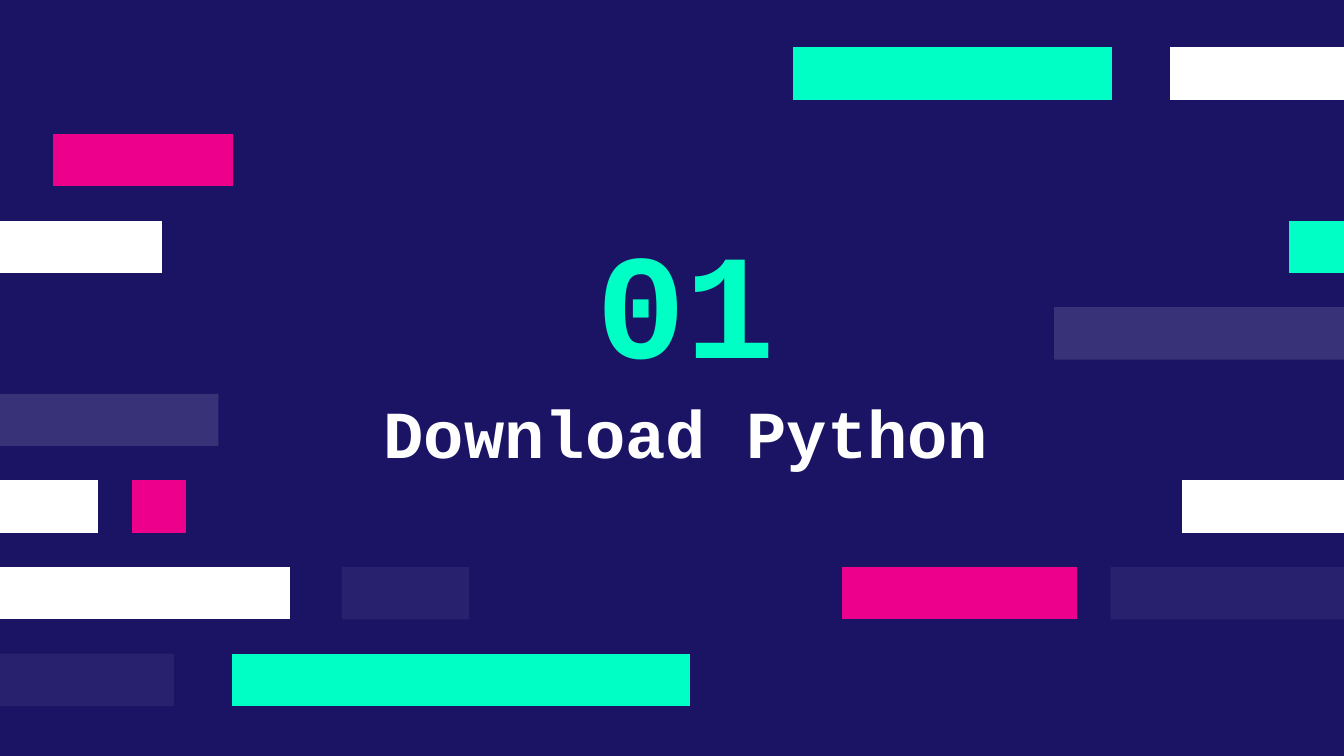
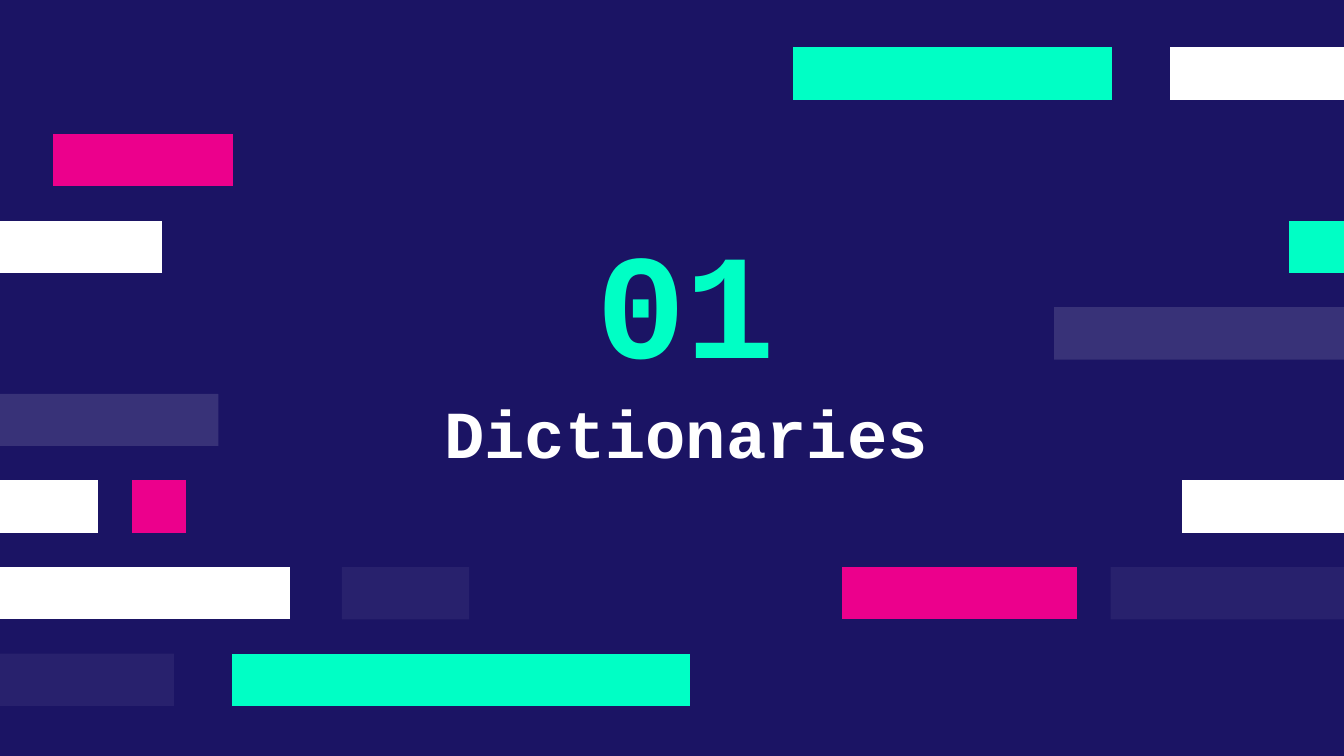
Before and after one commit to deepblue597/python_tutorial, a slide deck: slide 3 of lesson 2/Lesson 2 Python.pptx. Drawn at 1344x756 pixels with LibreOffice and Linux fonts; fonts in the diff are those of the drawing. Boxes give left, top, right and bottom in pixels: in the first picture for what was removed or moved away, otherwise in the second. Text is boxed around its words. In the diff, an @@ line names an element or a change of style, - is before the commit and + after.

```diff
--- a/lesson 2/Lesson 2 Python.pptx
+++ b/lesson 2/Lesson 2 Python.pptx
@@ title at (x1=444, y1=410, x2=928, y2=459): text changed @@
-Download Python
+Dictionaries
```
Also in this commit, not shown: 3 other slides changed, 9 slides added, 3 slides removed, 1 other file.
